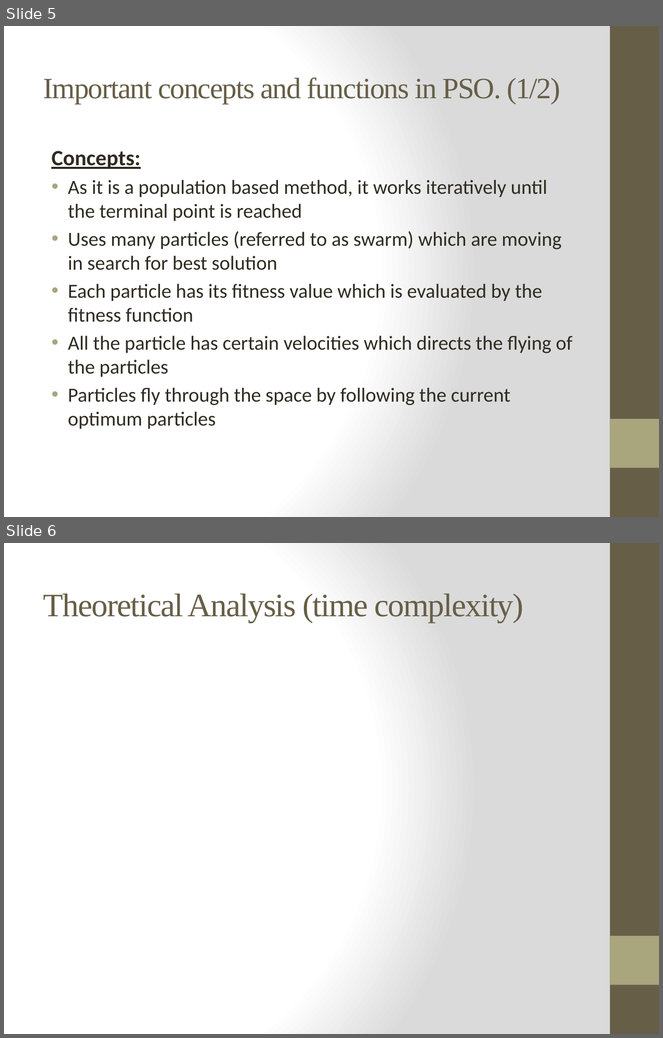
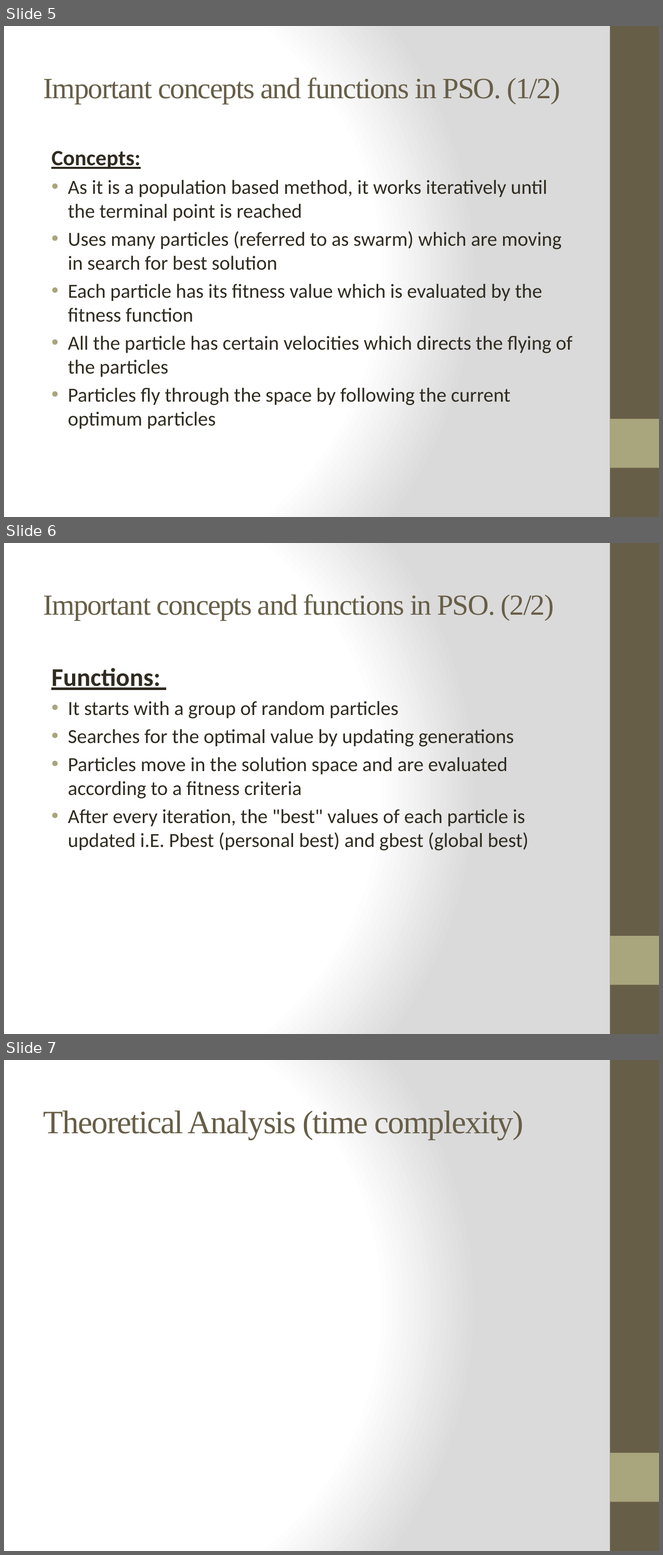
Before and after one commit to ayazhassan-courses/project-pyteam, a slide deck: Documentation/Presentation (interim demo).pptx. Shown one above the other, each under a label of ours: slides 5 and 6 before the commit, slides 5, 6 and 7 after it. The pictures are 663x1038 and 663x1555 pixels, drawn with LibreOffice and Linux fonts; fonts in the diff are those of the drawing. Boxes give left, top, right and bottom in pixels: in the first picture for what was removed or moved away, otherwise in the second. Text is boxed around its words. In the diff, an @@ line names an element or a change of style, - is before the commit and + after.

Commit message:
Functions of PSO

```diff
--- a/Documentation/Presentation (interim demo).pptx
+++ b/Documentation/Presentation (interim demo).pptx
@@ slide 6 added at (4,543,659,1034), background gradient #FFFFFF to #DADADA; not listed: 2 template elements that a slide beside it also shows @@
@@ title added at (44,594,554,620), 32 pt, text #675E47 @@
+Important concepts and functions in PSO. (2/2)
@@ text added at (51,668,529,851), 22 pt, text #2F2B20 @@
+Functions:
+• It starts with a group of random particles
+• Searches for the optimal value by updating generations
+• Particles move in the solution space and are evaluated according to a fitness criteria
+• After every iteration, the "best" values of each particle is updated i.E. Pbest (personal best) and gbest (global best)
@@ what was slide 6 is now slide 7 @@
```
Also in this commit, not shown: 1 slide changed.
